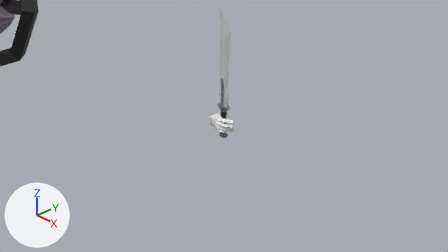
One commit to the Blender file Models/scene.blend: the scene before it, then after it.
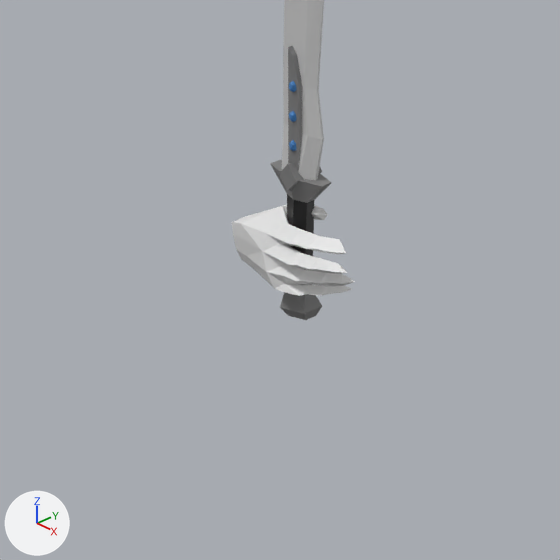
Each version is shown from the file's camera 'Camera', then close up on the part from 35% to 63% of the width and 27% to 76% of the height. The axes (+X, +Y, +Z) are drawn at lower left. The lights are the same throughout.

The first close-up shows 'BaseMesh', 'Cube.005'.
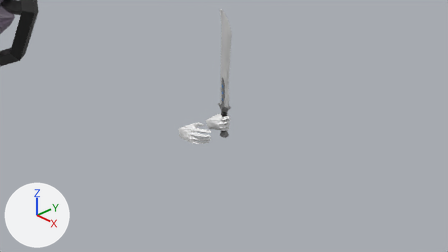
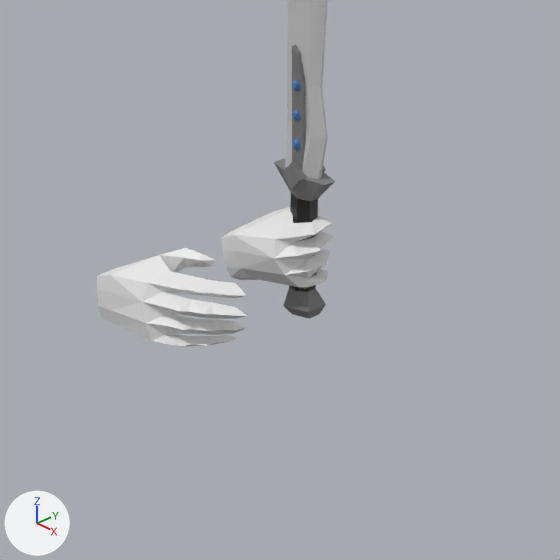
What the commit changed:
Mesh me_cube_021 is new.
It has 111 vertices, 218 faces and spans x -0.296..0.135, y -0.191..0.104, z -0.163..0.165.
Mesh me_cube_027 is new.
It has 110 vertices, 216 faces and spans x -0.296..0.333, y -0.191..0.099, z -0.163..0.195.
Object 'BaseMesh' (ob_basemesh) moves from (0.0, 0.0, 0.0) to (0.0, 0.019, 0.0).
Object 'Cube.005' (ob_cube_005) is deleted.
Object 'Hand_Closed' (ob_hand_closed) is new; it shows me_cube_021.
Its location is (0.0, 0.016, 0.0).
Its rotation in degrees is (5.4, -6.7, 0).
Object 'Hand_Open' (ob_hand_open) is new; it shows me_cube_027.
Its location is (0.0, -0.631, 0.0).

What differs and where, as boxes (x1, y1, x2, y2) in the close-ups (560 x 560 px):
'BaseMesh', moved: before (270, 0, 332, 320); after (274, 0, 335, 319)
'Hand_Open', added: after (97, 248, 247, 346)
'Cube.005', deleted: before (232, 205, 355, 296)
'Hand_Closed', added: after (221, 207, 334, 289)
